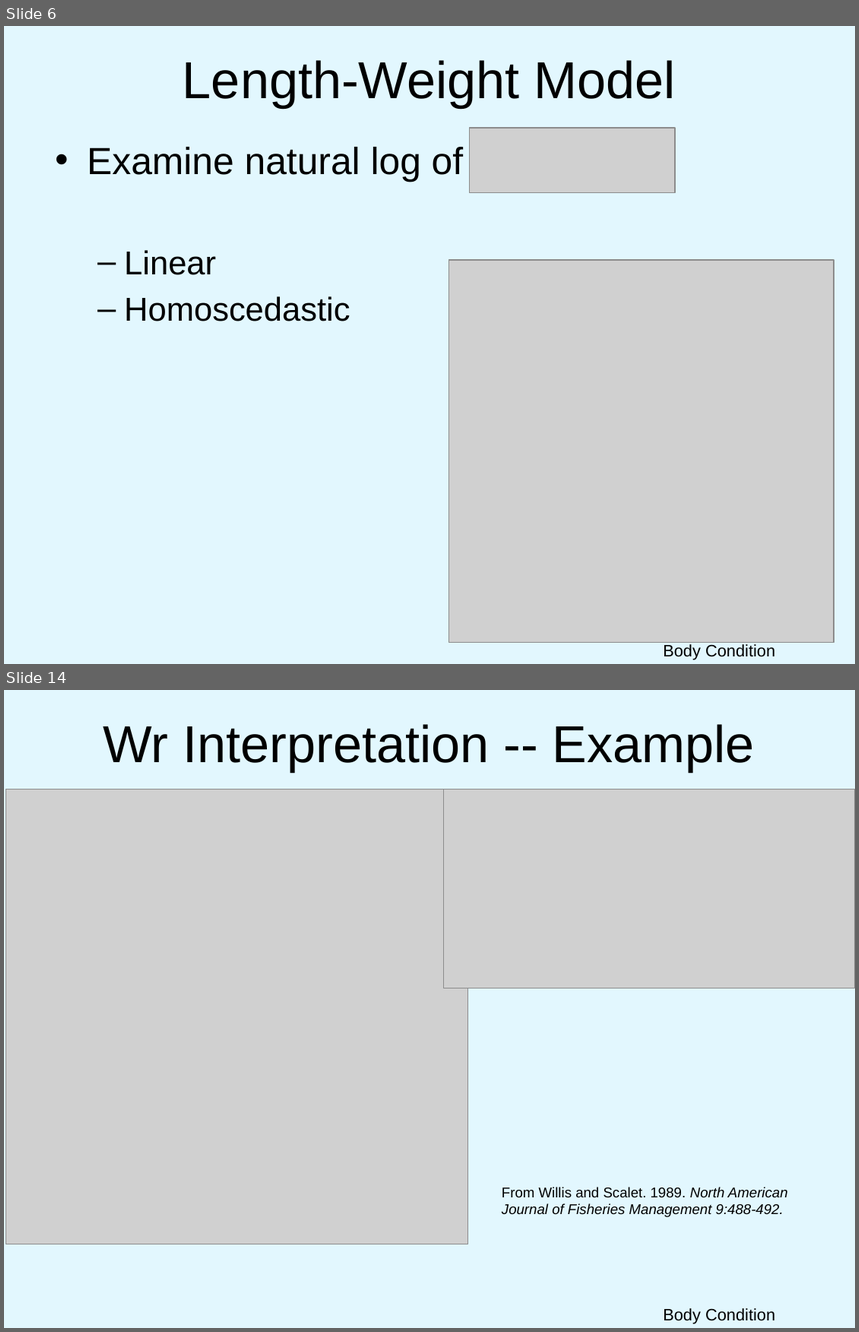
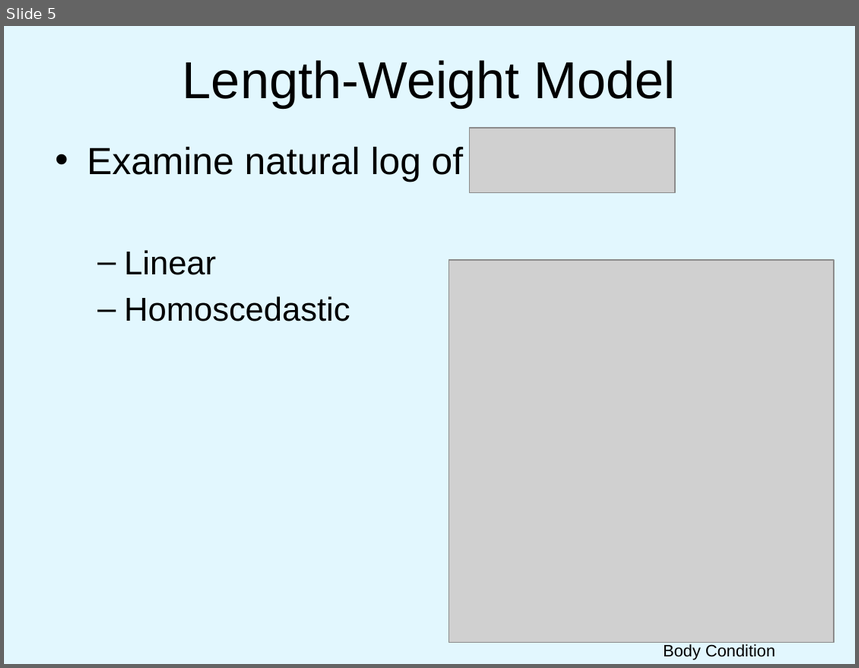
Before and after one commit to droglenc/NCNRS349, a slide deck: modules/Weight-Length/PPT.pptx. Shown one above the other, each under a label of ours: slides 6 and 14 before the commit, slide 5 after it; the slides between them are not shown. The pictures are 859x1332 and 859x668 pixels, drawn with LibreOffice and Linux fonts; fonts in the diff are those of the drawing; grey boxes stand for pictures; background and template pictures are left out. Boxes give left, top, right and bottom in pixels: in the first picture for what was removed or moved away, otherwise in the second. Text is boxed around its words. In the diff, an @@ line names an element or a change of style, - is before the commit and + after.

Commit message:
Fixed W-L and Condition PPTs

```diff
--- a/modules/Weight-Length/PPT.pptx
+++ b/modules/Weight-Length/PPT.pptx
@@ slide 14 removed at (x1=4, y1=690, x2=855, y2=1328), background picture (left out) @@
@@ title removed at (x1=103, y1=724, x2=755, y2=772) @@
-Wr Interpretation -- Example
@@ picture removed at (x1=6, y1=790, x2=468, y2=1244) @@
@@ picture removed at (x1=443, y1=790, x2=855, y2=989) @@
@@ text removed at (x1=502, y1=1187, x2=788, y2=1217) @@
-From Willis and Scalet. 1989. North American Journal of Fisheries Management 9:488-492.
@@ text removed at (x1=663, y1=1309, x2=775, y2=1324) @@
-Body Condition
@@ what was slide 6 is now slide 5 @@
```
Also in this commit, not shown: 1 slide changed, 8 other slides removed, 1 other file.
